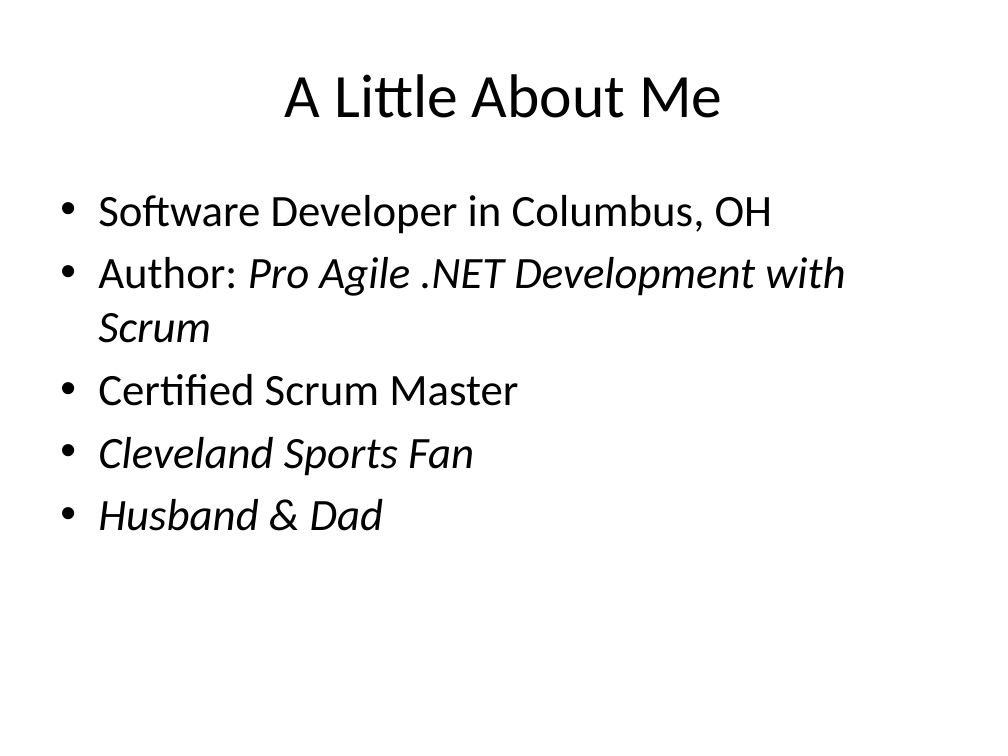
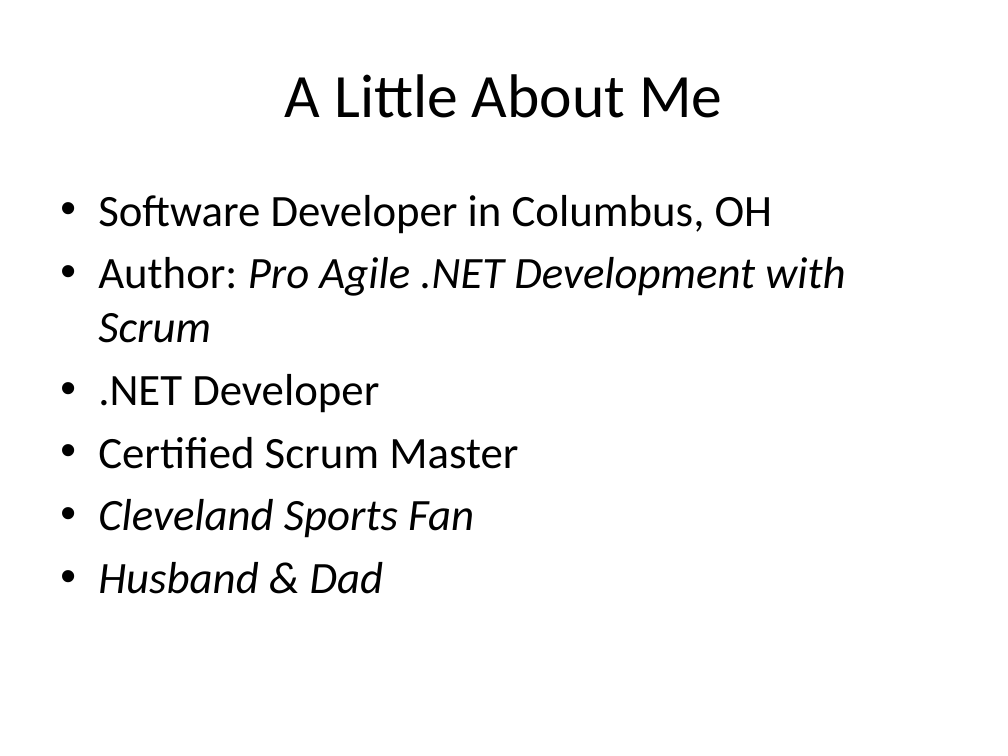
Before and after one commit to jerrelblankenship/Presentations, a slide deck: slide 2 of HavingYourCoffee/Having_Your_Coffee.pptx. Drawn at 1008x756 pixels with LibreOffice and Linux fonts; fonts in the diff are those of the drawing. Boxes give left, top, right and bottom in pixels: in the first picture for what was removed or moved away, otherwise in the second. Text is boxed around its words. In the diff, an @@ line names an element or a change of style, - is before the commit and + after.

```diff
--- a/HavingYourCoffee/Having_Your_Coffee.pptx
+++ b/HavingYourCoffee/Having_Your_Coffee.pptx
@@ text at (98, 374, 379, 413): paragraph added @@
+• .NET Developer
```
Also in this commit, not shown: 1 other slide changed, 8 slides added, 2 slides removed, 2 other files.
